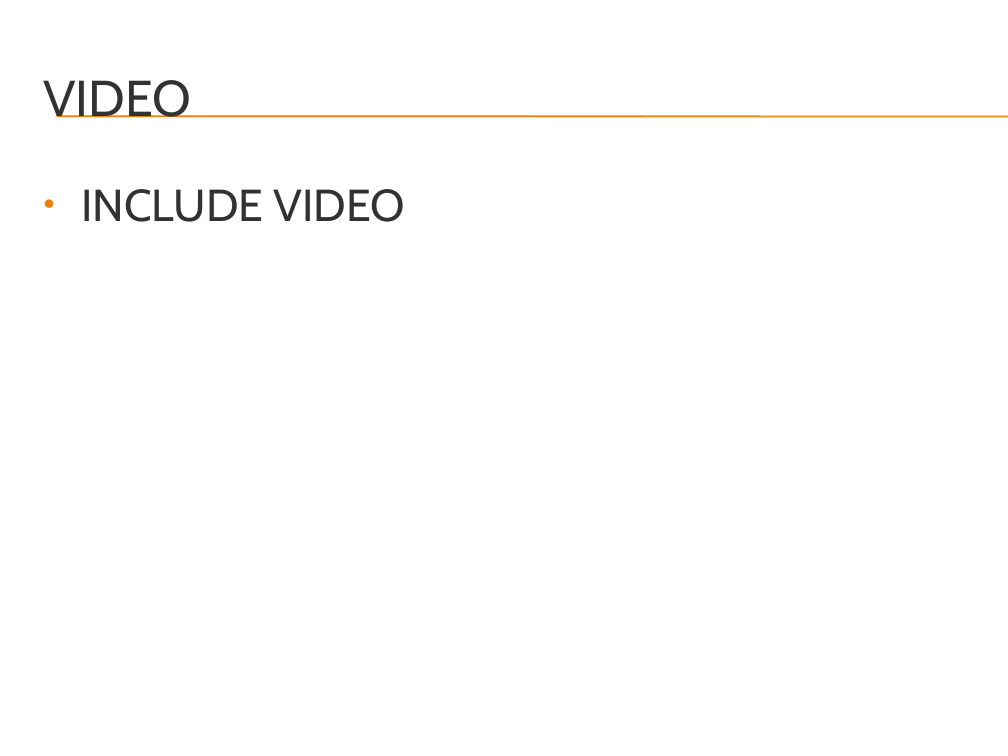
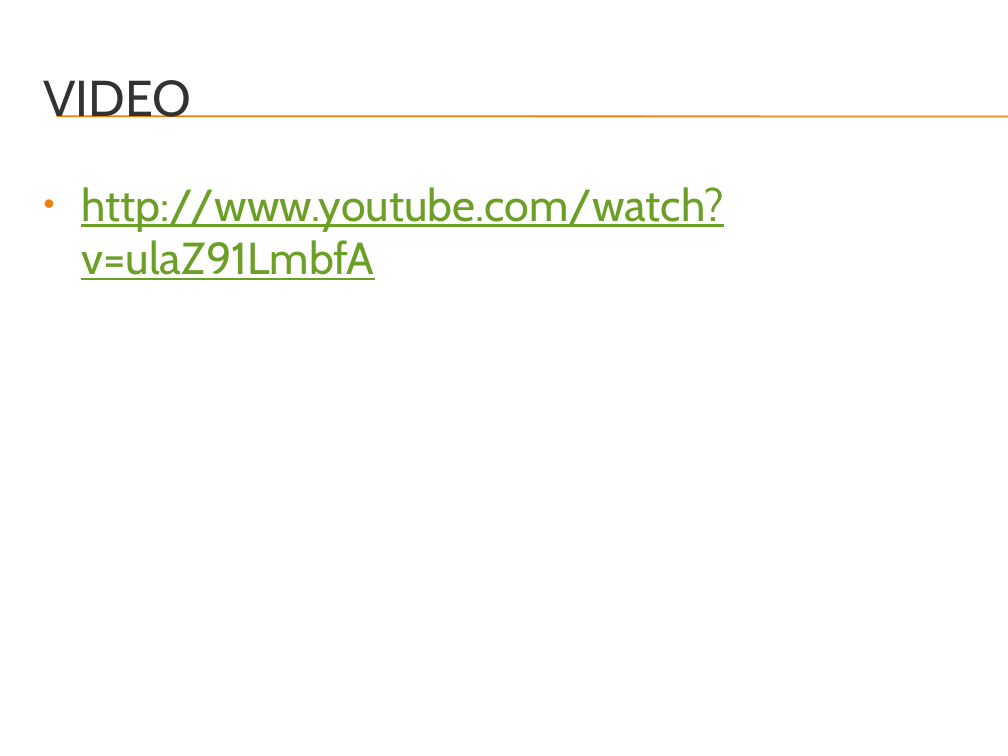
Before and after one commit to rasmusto/falcon, a slide deck: slide 3 of documentation/week8_presentation/Falcon - Quadrotor Flight Control System.pptx. Drawn at 1008x756 pixels with LibreOffice and Linux fonts; fonts in the diff are those of the drawing; background and template pictures are left out. Boxes give left, top, right and bottom in pixels: in the first picture for what was removed or moved away, otherwise in the second. Text is boxed around its words. In the diff, an @@ line names an element or a change of style, - is before the commit and + after.

```diff
--- a/documentation/week8_presentation/Falcon - Quadrotor Flight Control System.pptx
+++ b/documentation/week8_presentation/Falcon - Quadrotor Flight Control System.pptx
@@ text at <box>81,187,723,280</box>: text changed; text colour #323232 to #6B9F25 @@
-• INCLUDE VIDEO
+• http://www.youtube.com/watch?v=ulaZ91LmbfA
```
Also in this commit, not shown: 3 other slides changed.
